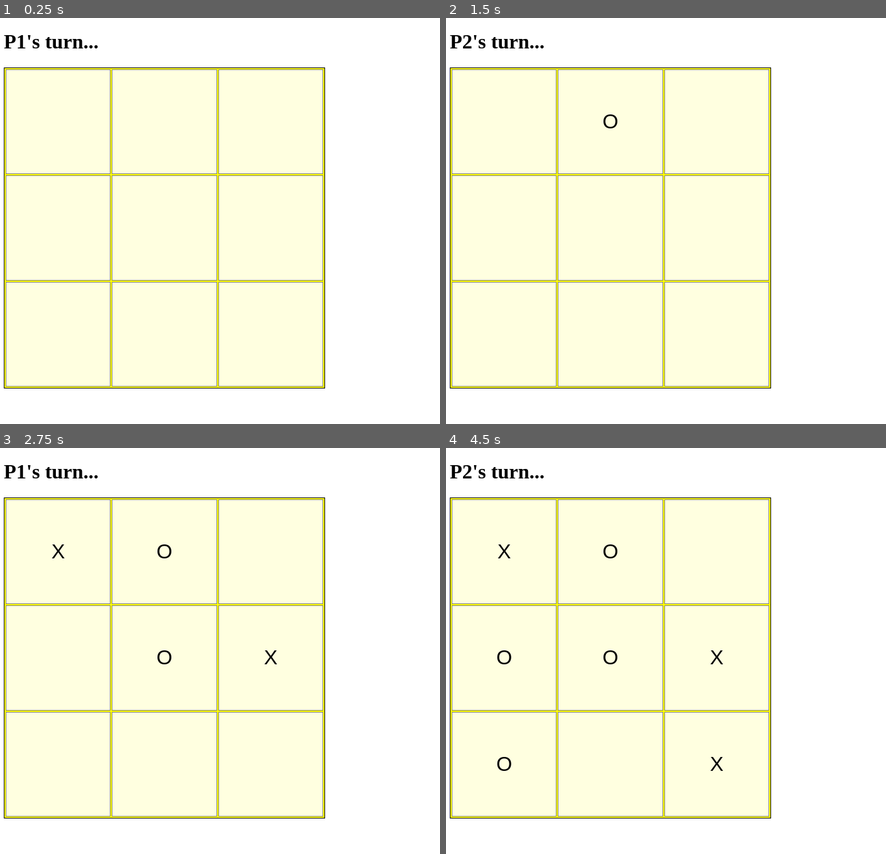
Above: before the commit, frames 1-4 (two rows, left to right).
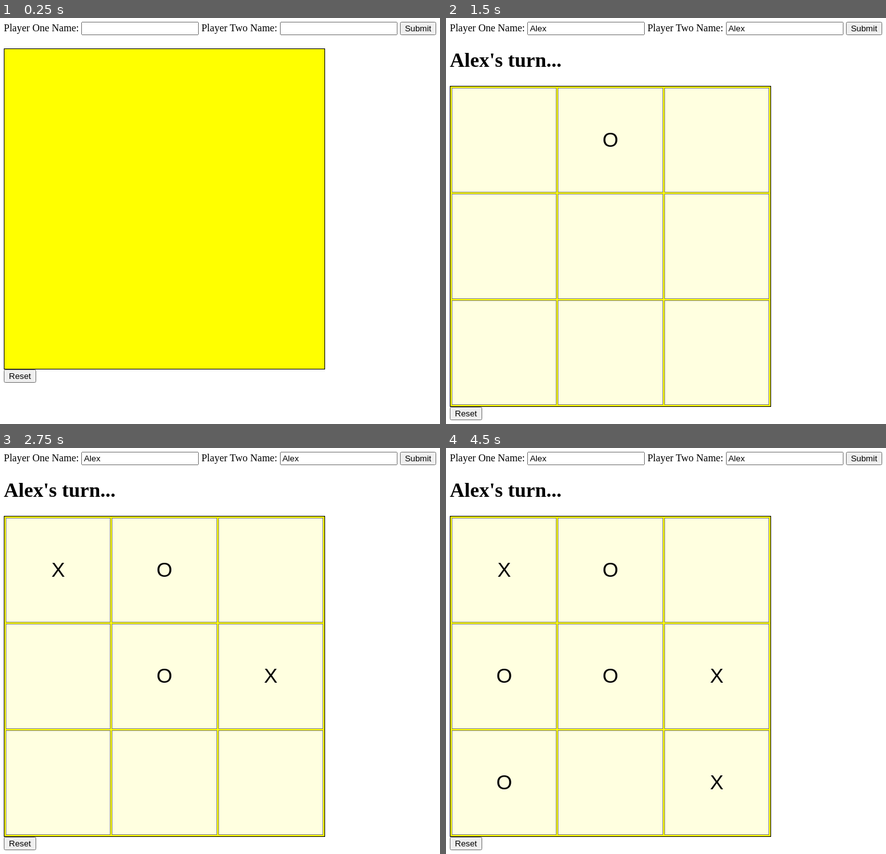
Above: after the commit, the same moments.

Repository: eyon24/top-tictactoe
Game: browser game, page index.html
Same seed, same stepped clock (60 frames per second), same inputs: the game is played once before the commit and once after it.
Inputs (mouse positions are in pixels of both pictures, inside the frame that each line leads up to):
- Up to frame 1 (0.25 s): no input
- Up to frame 2 (1.5 s): click (586, 30) at 0.27 s; type "Alex" at 0.27 s; click (784, 30) at 0.52 s; type "Alex" at 0.52 s; click (864, 30) at 0.77 s, where only the run after the commit has a clickable "Submit"; click (608, 139) at 1.27 s
- Up to frame 3 (2.75 s): click (268, 675) at 1.87 s; click (162, 675) at 2.02 s; click (57, 569) at 2.47 s
- Up to frame 4 (4.5 s): click (503, 780) at 3.07 s; click (714, 780) at 3.67 s; click (503, 675) at 4.27 s

The runs differ from the first frame. In frame 1, 60% of the frame differs, in the area x 0-100%, y 0-92%; in frame 2, 11%; in frame 3, 11%; in frame 4, 11%.

Commit message:
added reset and name, started modal

Diff:
--- a/index.html
+++ b/index.html
@@ -8,8 +8,18 @@
   </head>
   <body>
     <div class="container">
+      <div class="modal">
+        <form class="modal-form">
+          <label for="playerOne">Player One Name: </label>
+          <input class="playerOne" type="text" name="playerOne" value="" />
+          <label for="playerTwo">Player Two Name: </label>
+          <input class="playerTwo" type="text" name="playerTwo" value="" />
+          <button type="submit">Submit</button>
+        </form>
+      </div>
       <h1 class="turn"></h1>
       <div class="board"></div>
+      <button class="reset">Reset</button>
     </div>
     <script src="script.js" defer></script>
   </body>
--- a/script.js
+++ b/script.js
@@ -23,6 +23,16 @@
 
   const getBoard = () => board;
 
+  const resetBoard = () => {
+    console.log(board[0][0].setValue());
+
+    board.forEach((row) => {
+      row.forEach((element) => {
+        element.setValue("");
+      });
+    });
+  };
+
   const chooseCell = (row, column, player) => {
     if (board[row][column].getValue() === "") {
       board[row][column].addToken(player);
@@ -36,7 +46,7 @@
     console.log(boardWithCellValues);
   };
 
-  return { getBoard, chooseCell, printBoard };
+  return { getBoard, resetBoard, chooseCell, printBoard };
 };
 
 function Cell() {
@@ -47,10 +57,15 @@
   };
 
   const getValue = () => value;
+
+  const setValue = (newValue) => {
+    value = newValue;
+  };
 
   return {
     addToken,
     getValue,
+    setValue,
   };
 }
 
@@ -78,6 +93,15 @@
 
   const getActivePlayer = () => activePlayer;
 
+  const resetGame = () => {
+    players[0].moves = [];
+    players[1].moves = [];
+
+    activePlayer = players[0];
+
+    printNewRound();
+  };
+
   const printNewRound = () => {
     board.printBoard();
     console.log(`${getActivePlayer().name}'s turn.`);
@@ -141,26 +165,29 @@
   printNewRound();
 
   return {
+    resetGame,
     playRound,
     getActivePlayer,
     checkWinner,
     getBoard: board.getBoard,
+    resetBoard: board.resetBoard,
   };
 };
 
-function ScreenController() {
-  const game = GameController("P1", "P2");
+function ScreenController(playerOneName, playerTwoName) {
+  const game = GameController(playerOneName, playerTwoName);
   const playerTurnDiv = document.querySelector(".turn");
   const boardDiv = document.querySelector(".board");
+  const resetBtn = document.querySelector(".reset");
+  const board = game.getBoard();
 
   const updateScreen = () => {
     boardDiv.textContent = "";
 
-    const board = game.getBoard();
     const activePlayer = game.getActivePlayer();
 
     if (game.checkWinner()) {
-      playerTurnDiv.textContent = `${activePlayer.name}'s wins!!!`;
+      playerTurnDiv.textContent = `${activePlayer.name} wins!!!`;
     } else {
       playerTurnDiv.textContent = `${activePlayer.name}'s turn...`;
     }
@@ -181,7 +208,6 @@
   function clickHandlerBoard(e) {
     const selectedColumn = e.target.dataset.column;
     const selectedRow = e.target.dataset.row;
-    const board = game.getBoard();
 
     if (!selectedColumn) return;
 
@@ -193,9 +219,40 @@
 
     updateScreen();
   }
+
+  function resetGame(e) {
+    game.resetBoard();
+    game.resetGame();
+    updateScreen();
+  }
+
+  resetBtn.addEventListener("click", resetGame);
   boardDiv.addEventListener("click", clickHandlerBoard);
 
   updateScreen();
 }
 
-ScreenController();
+const modalForm = () => {
+  const form = document.querySelector(".modal-form");
+  let playerOneName = "Player 1";
+  let playerTwoName = "Player 2";
+
+  form.addEventListener("submit", (event) => {
+    event.preventDefault();
+
+    playerOneInput = document.querySelector(".playerOne");
+    playerTwoInput = document.querySelector(".playerTwo");
+
+    if (playerOneInput !== "") {
+      playerOneName = playerOneInput.value;
+    }
+
+    if (playerTwoInput !== "") {
+      playerTwoName = playerTwoInput.value;
+    }
+
+    ScreenController(playerOneName, playerTwoName);
+  });
+};
+
+modalForm();
